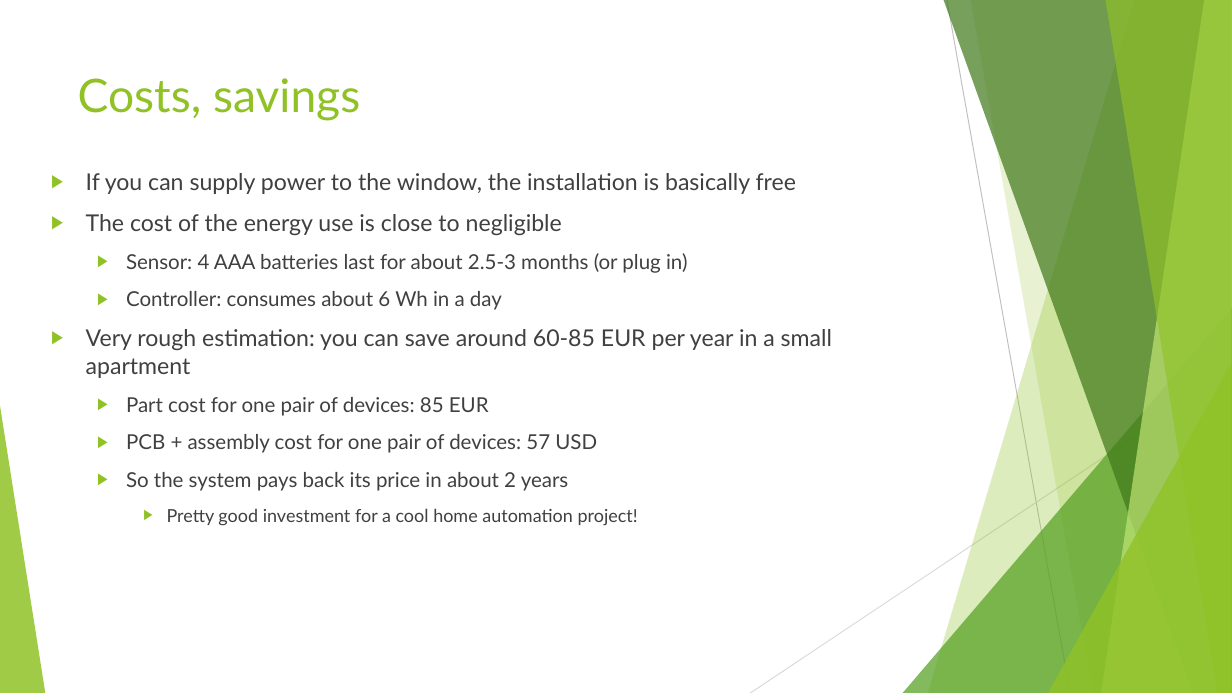
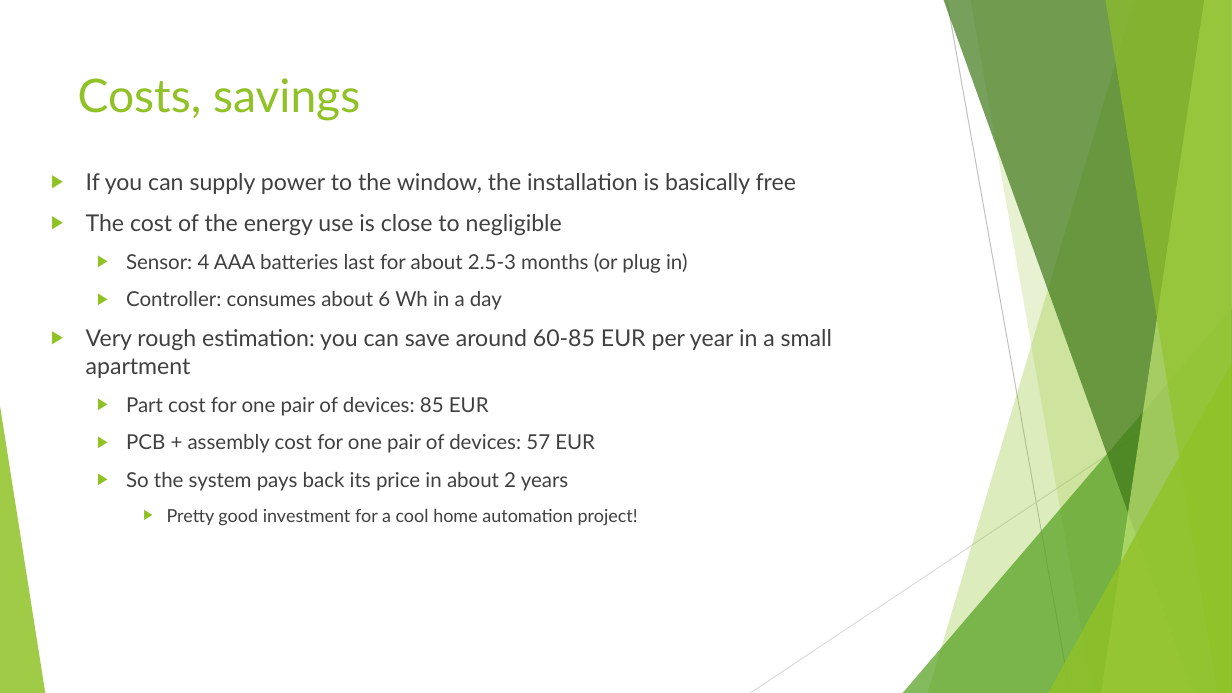
Before and after one commit to csimi97/HEKK, a slide deck: slide 7 of Documentation/Presentation.pptx. Drawn at 1232x693 pixels with LibreOffice and Linux fonts; fonts in the diff are those of the drawing. Boxes give left, top, right and bottom in pixels: in the first picture for what was removed or moved away, otherwise in the second. Text is boxed around its words. In the diff, an @@ line names an element or a change of style, - is before the commit and + after.

Commit message:
final version 2 (ppt changes)

```diff
--- a/Documentation/Presentation.pptx
+++ b/Documentation/Presentation.pptx
@@ text at (126,434,595,453): text changed @@
-  ▶ PCB + assembly cost for one pair of devices: 57 USD
+  ▶ PCB + assembly cost for one pair of devices: 57 EUR
```
Also in this commit, not shown: 1 slide removed, 2 other files.
